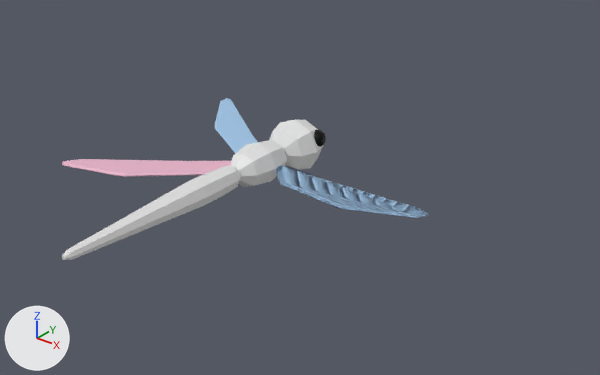
The glTF model public/models/dragonfly.glb, before and after one commit.
Both versions are drawn from a 50 mm lens placed at (32.5, -35.9, 21.8), pointed at (4.0, -0.3, -0.3). Arrows for +X, +Y and +Z are at lower left; the lights stay in place. Where no turn or scale is listed for an object, it has been applied to the vertices.

The older version as bpy lines, for what is in view:
```python
me_circle_003 = bpy.data.meshes.new('Circle.003')
me_circle_003.from_pydata(...)  # 40 vertices, 82 faces; spans x -1.86..1.86, y -1.66..1.66, z -1.86..1.86
me_circle_003.materials.append(mat_white)  # white #e7e7e7
me_plane = bpy.data.meshes.new('Plane')
me_plane.from_pydata(...)  # 30 vertices, 56 faces; spans x -3.4..6.23, y -1.44..1.33, z -0.09..0.11
me_plane.materials.append(mat_pink)  # pink #e7b3c8
me_plane_001 = bpy.data.meshes.new('Plane.001')
me_plane_001.from_pydata(...)  # 30 vertices, 56 faces; spans x -3.4..6.23, y -1.44..1.33, z -0.09..0.11
me_plane_001.materials.append(mat_blue)  # blue #9fc5e7
me_plane_002 = bpy.data.meshes.new('Plane.002')
me_plane_002.from_pydata(...)  # 30 vertices, 56 faces; spans x -13.19..-4.28, y 0.57..8.12, z -0.09..0.11
me_plane_002.materials.append(mat_blue)  # blue #9fc5e7
me_plane_003 = bpy.data.meshes.new('Plane.003')
me_plane_003.from_pydata(...)  # 30 vertices, 56 faces; spans x -13.16..-4.4, y -7.63..0.47, z -0.09..0.11
me_plane_003.materials.append(mat_pink)  # pink #e7b3c8
ob_backwing_l = bpy.data.objects.new('BackWing.L', me_plane_003)
ob_backwing_l.location = (5.04, 0.0, 0.0)
ob_backwing_l.scale = (1.14, 1.0, 1.0)
ob_backwing_r = bpy.data.objects.new('BackWing.R', me_plane_001)
ob_backwing_r.location = (5.04, 0.0, 0.0)
ob_backwing_r.scale = (1.14, 1.0, 1.0)
ob_frontwing_l = bpy.data.objects.new('FrontWing.L', me_plane_002)
ob_frontwing_l.location = (5.04, 0.0, 0.0)
ob_frontwing_l.scale = (1.14, 1.0, 1.0)
ob_frontwing_r = bpy.data.objects.new('FrontWing.R', me_plane)
ob_frontwing_r.location = (5.04, 0.0, 0.0)
ob_frontwing_r.scale = (1.14, 1.0, 1.0)
ob_head = bpy.data.objects.new('Head', me_circle_003)
ob_head.location = (0.0, 4.15, 0.0)
# also in view: 'Thorax' at (0.0, 0.4, 0.0); 'Tail' at (0.0, -8.2, 0.0)
```
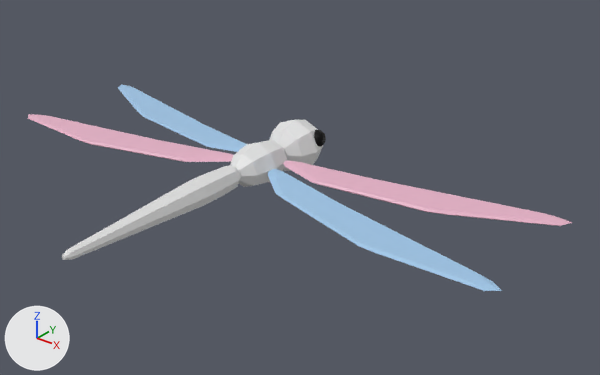
Changed parts and their boxes [x1, y1, x2, y2] in the pictures (600 x 375 px):
'FrontWing.R', moved, turned, rescaled
    before: [275, 165, 428, 218]
    after: [283, 161, 572, 226]
'BackWing.R', moved, turned, rescaled (not visible before)
    after: [267, 169, 502, 291]
'BackWing.L', moved, turned, rescaled
    before: [62, 159, 231, 177]
    after: [28, 114, 233, 162]
'FrontWing.L', moved, turned, rescaled
    before: [215, 98, 258, 154]
    after: [118, 84, 247, 152]

What the commit changed:
Object 'FrontWing.R' (ob_frontwing_r) moves from (5.04, 0.0, 0.0) to (7.38, 1.96, 0.0).
Object 'FrontWing.R' (ob_frontwing_r) turns from (0, 0, 0) to (0, 0, 11) degrees about x, y and z.
Object 'FrontWing.R' (ob_frontwing_r) is rescaled from (1.14, 1.0, 1.0) to (1.91, 1.0, 1.0).
Object 'BackWing.R' (ob_backwing_r) moves from (5.04, 0.0, 0.0) to (7.12, -1.94, 0.0).
Object 'BackWing.R' (ob_backwing_r) turns from (0, 0, 0) to (0, 0, -13) degrees about x, y and z.
Object 'BackWing.R' (ob_backwing_r) is rescaled from (1.14, 1.0, 1.0) to (1.91, 1.0, 1.0).
Object 'FrontWing.L' (ob_frontwing_l) moves from (5.04, 0.0, 0.0) to (7.38, 1.96, 0.0).
Object 'FrontWing.L' (ob_frontwing_l) turns from (0, 0, 0) to (0, 0, 11) degrees about x, y and z.
Object 'FrontWing.L' (ob_frontwing_l) is rescaled from (1.14, 1.0, 1.0) to (1.91, 1.0, 1.0).
Object 'BackWing.L' (ob_backwing_l) moves from (5.04, 0.0, 0.0) to (7.12, -1.94, 0.0).
Object 'BackWing.L' (ob_backwing_l) turns from (0, 0, 0) to (0, 0, -13) degrees about x, y and z.
Object 'BackWing.L' (ob_backwing_l) is rescaled from (1.14, 1.0, 1.0) to (1.91, 1.0, 1.0).
